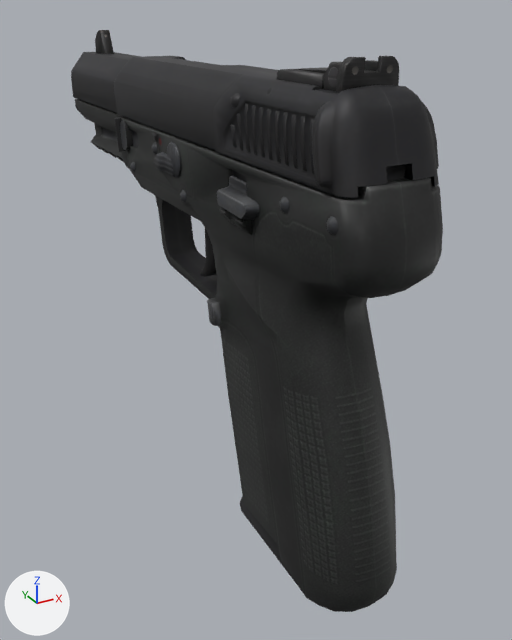
Two versions of the glTF model Assets/Models/Gun.glb, one commit apart.
Both versions are drawn from a camera (50 mm lens) standing at (-0.075, 0.24, 0.562) and looking at (0.29, 0.903, 0.231). The lights are fixed; the arrows at lower left show +X, +Y and +Z. Vertices at the same position are counted once.

In view in the first picture: 'Gun'.
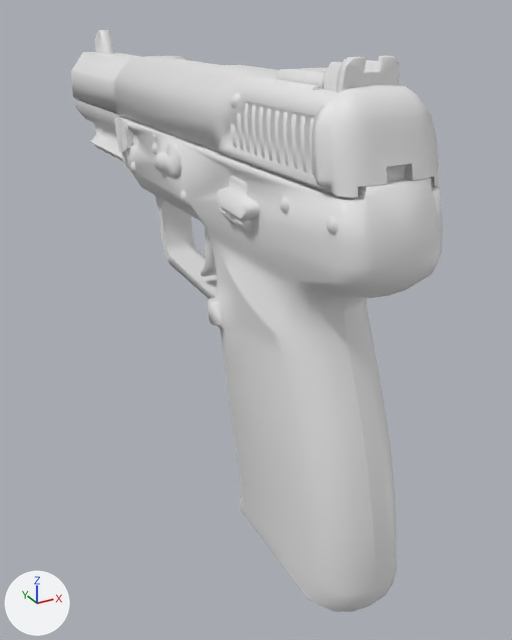
Edits to the bpy script that builds the scene:
```text
Change me_mesh_004:
    where me_mesh_004.from_pydata(...)  # 2152 vertices, 3731 faces; spans x 0.194..0.304, y 0.608..1.31, z 0.063..0.535
    used by ob_gun; location = (0.0, 0.0, 0.0)
    remove me_mesh_004.materials.append(mat_bullet_d)  # white #ffffff
    me_mesh_004 part 1: all 3499 faces that had it switch from mat_fn57_d (picture img_fn57_d) to no material
```

What differs and where, as boxes (x1, y1, x2, y2) in the pictures (512 x 640 px):
part 1 of me_mesh_004, recoloured (black to grey): (71, 30, 443, 612) in both
